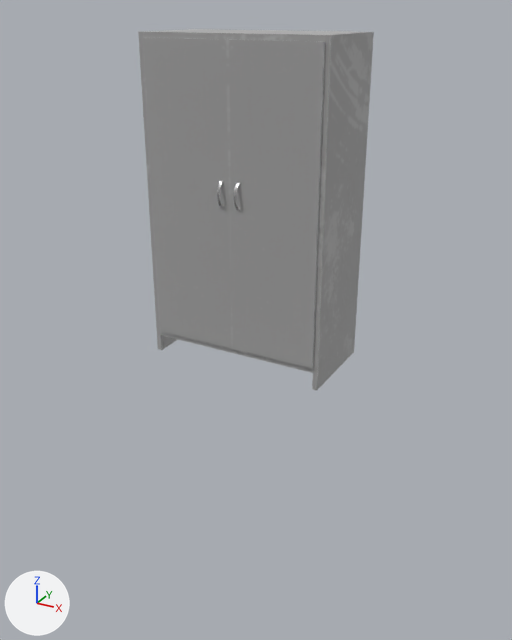
The FBX model Assets/Models/Enviroment/Act2Room/Furniture/LivingRoom/Closet.fbx as it was, and as the next commit left it.
Both versions are drawn from a 50 mm camera at (2.64, -4.8, 2.69) aimed at (-0.02, 0.04, 0.27). Arrows for +X, +Y and +Z are at lower left; the lights stay in place. Where no turn or scale is listed for an object, it has been applied to the vertices. Vertices at the same position are counted once.

In view in the first picture: 'Left door01', 'closet02', 'right door 01'.
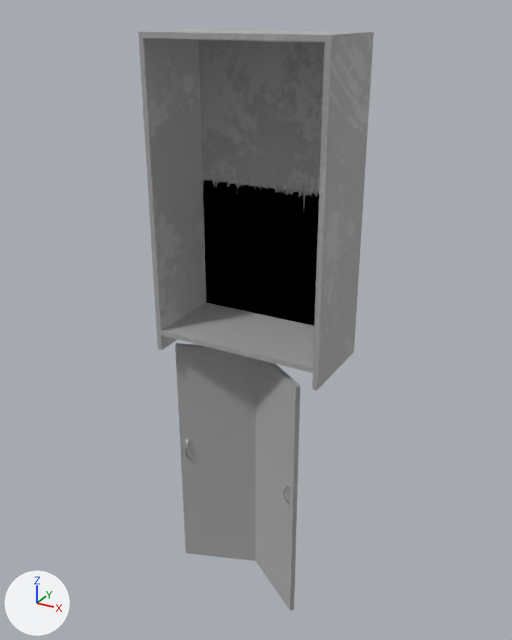
Commit message: Closet NavMesh fixes

Changed parts and their boxes [x1, y1, x2, y2] in the pictures (512 x 640 px):
'right door 01', moved, turned
    before: [227, 39, 325, 369]
    after: [175, 343, 256, 561]
'Back', added
    after: [147, 29, 358, 373]
'Left door01', moved, turned
    before: [143, 38, 232, 349]
    after: [256, 359, 300, 611]
part 1 of me_mesh, cut back
    before: [147, 29, 358, 373]

Edits to the bpy script that builds the scene:
```text
Change me_mesh:
    used by ob_closet02; location = (0.0, 0.0, 0.0)
    remove me_mesh.from_pydata(...)  # 36 vertices, 31 faces; spans x -0.75..0.75, y -0.38..0.38, z 0.0..2.53
    add me_mesh.from_pydata(...)  # 33 vertices, 18 faces; spans x -0.75..0.75, y -0.38..0.38, z 0.0..2.53
    me_mesh part 1
    3 vertices are removed from x 0.71, y 0.34..0.38, z 0.14..2.53
    14 faces are deleted
    1 new face joins them
Add me_mesh_002:
    me_mesh_002.from_pydata(...)  # 26 vertices, 13 faces; spans x -0.71..0.71, y -0.38..0.38, z 0.14..2.53
    me_mesh_002.materials.append(mat_material__25_003)  # its picture is missing
Change ob_right_door_01:
    ob_right_door_01.rotation_euler: (0.0, 0.0, -0.349) -> (0.0, 0.0, 0.0)  # degrees (0, 0, -20) -> degrees (0, 0, 0)
    ob_right_door_01.location: (0.712, -0.395, 2.495) -> (0.0, 0.0, 0.0)
Change ob_left_door01:
    ob_left_door01.rotation_euler: (0.0, 0.0, 0.611) -> (0.0, 0.0, 0.0)  # degrees (0, 0, 35) -> degrees (0, 0, 0)
    ob_left_door01.location: (-0.704, -0.395, 2.495) -> (0.0, 0.0, 0.0)
Add ob_back:
    ob_back = bpy.data.objects.new('Back', me_mesh_002)
    ob_back.location = (0.0, 0.0, 0.0)
```
